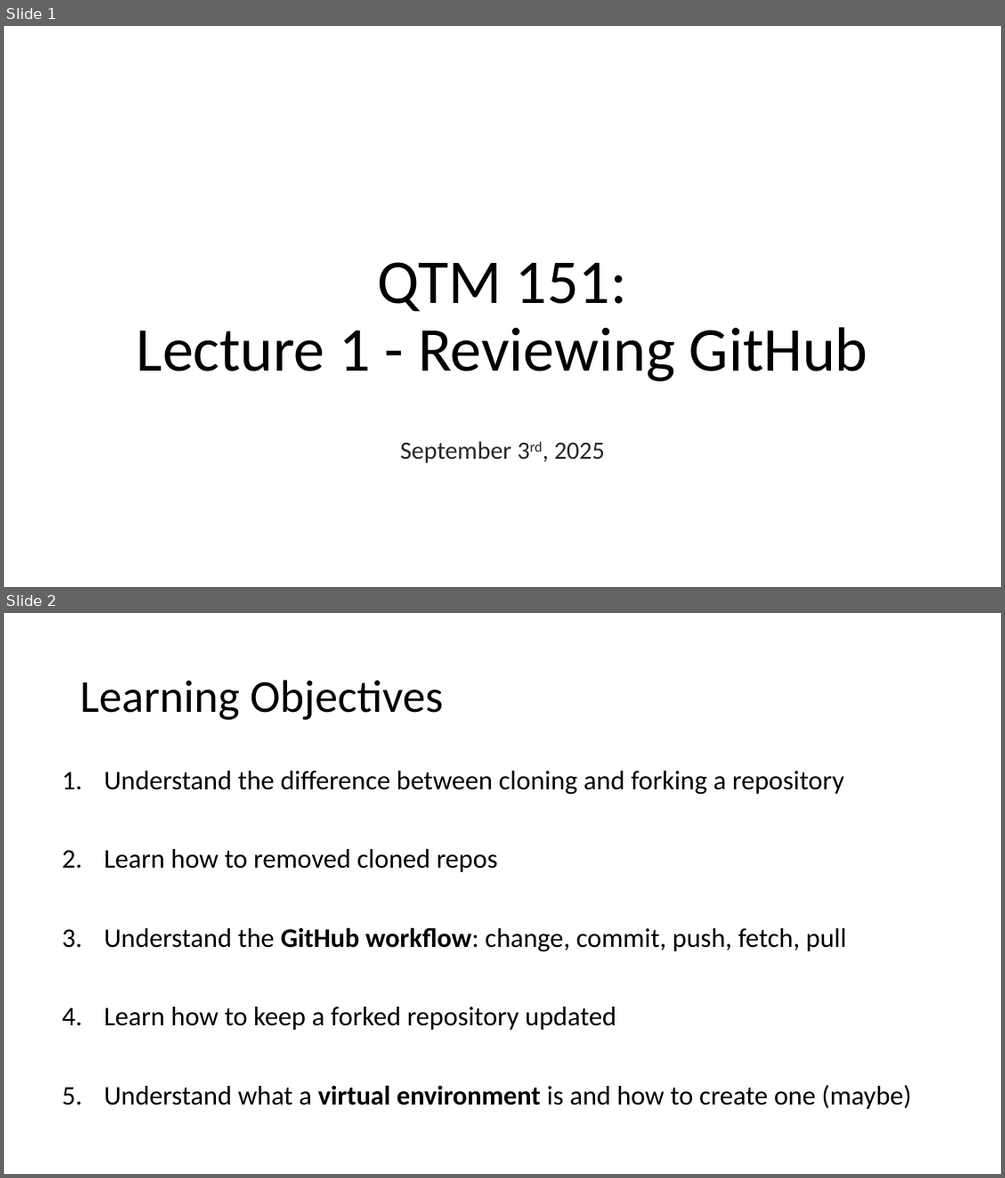
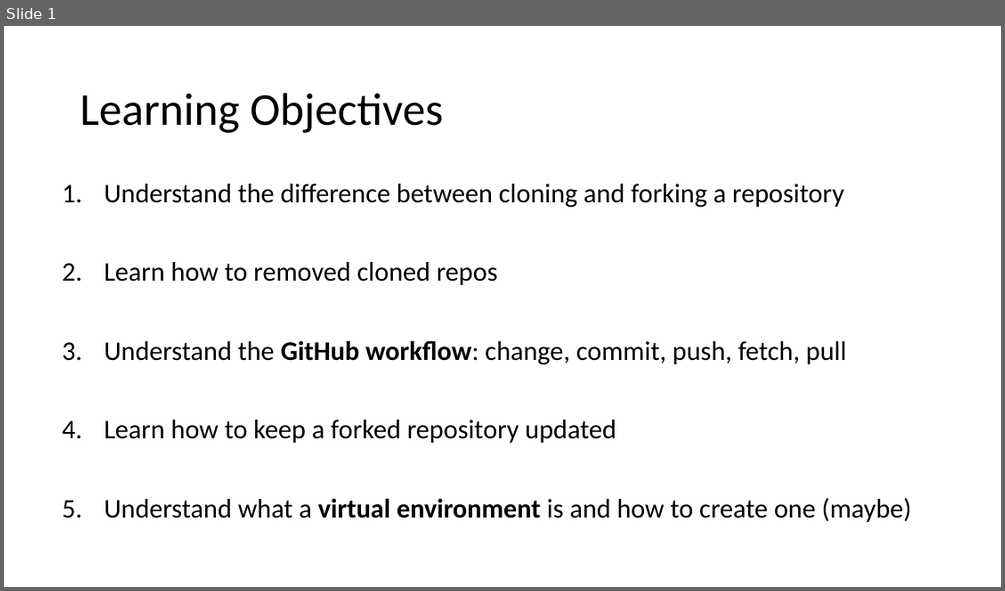
Before and after one commit to fall2025qtm151one/qtm151fall2025, a slide deck: Lecture-GithubReview.pptx. Shown one above the other, each under a label of ours: slides 1 and 2 before the commit, slide 1 after it. The pictures are 1005x1178 and 1005x591 pixels, drawn with LibreOffice and Linux fonts; fonts in the diff are those of the drawing; background and template pictures are left out. Boxes give left, top, right and bottom in pixels: in the first picture for what was removed or moved away, otherwise in the second. Text is boxed around its words. In the diff, an @@ line names an element or a change of style, - is before the commit and + after.

Commit message:
Delete first slide of .pptx

```diff
--- a/Lecture-GithubReview.pptx
+++ b/Lecture-GithubReview.pptx
@@ slide 1 removed at [4, 26, 1001, 587], background picture (left out) @@
@@ title removed at [137, 262, 868, 381] @@
-QTM 151:
-Lecture 1 - Reviewing GitHub
@@ subtitle removed at [400, 441, 605, 463] @@
-September 3rd, 2025
@@ what was slide 2 is now slide 1 @@
```
